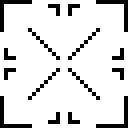
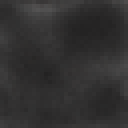
Layered file, before and after one edit (128px x 128px). Changes by layer:
added layer "grey stone" above "Layer" over [0,0,128,128]
hid "Layer" over [0,0,128,128]
